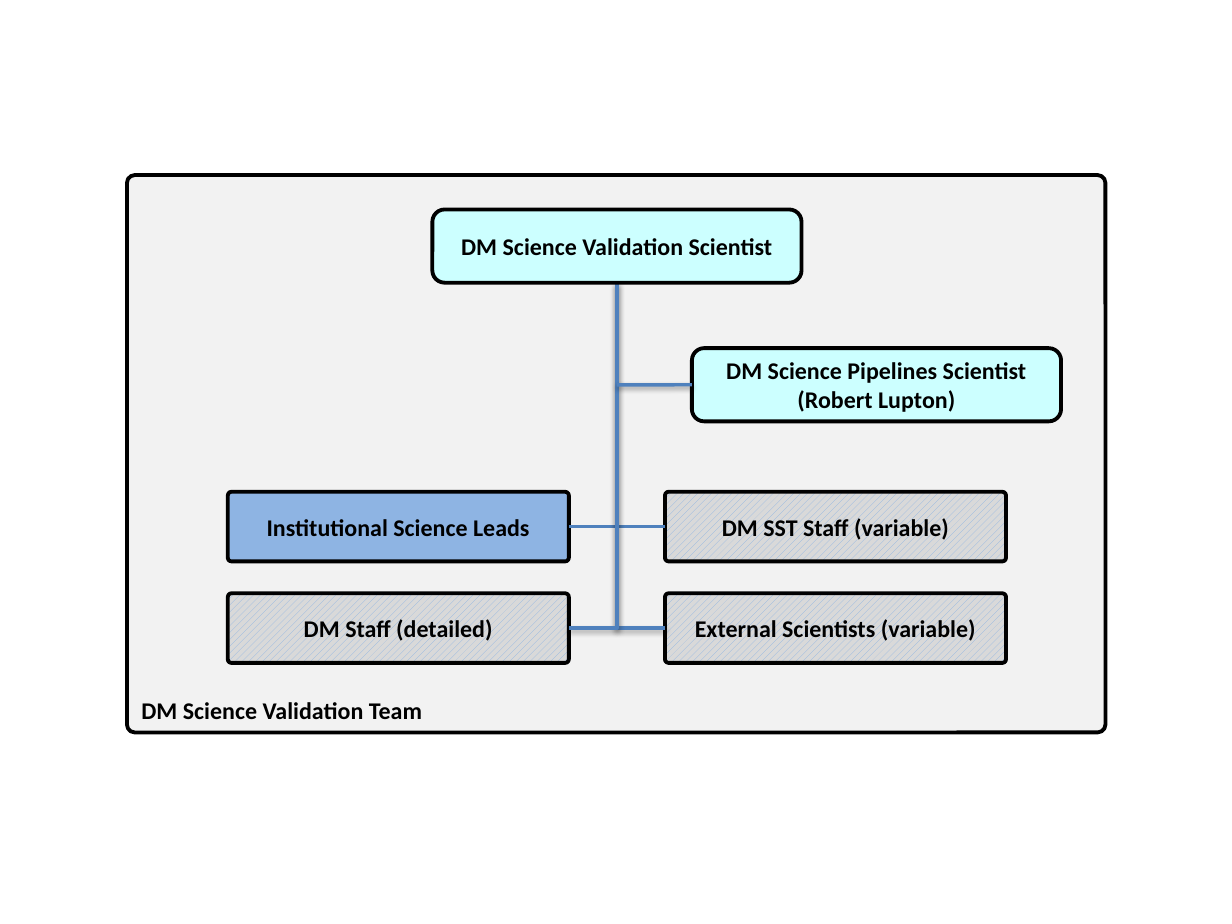
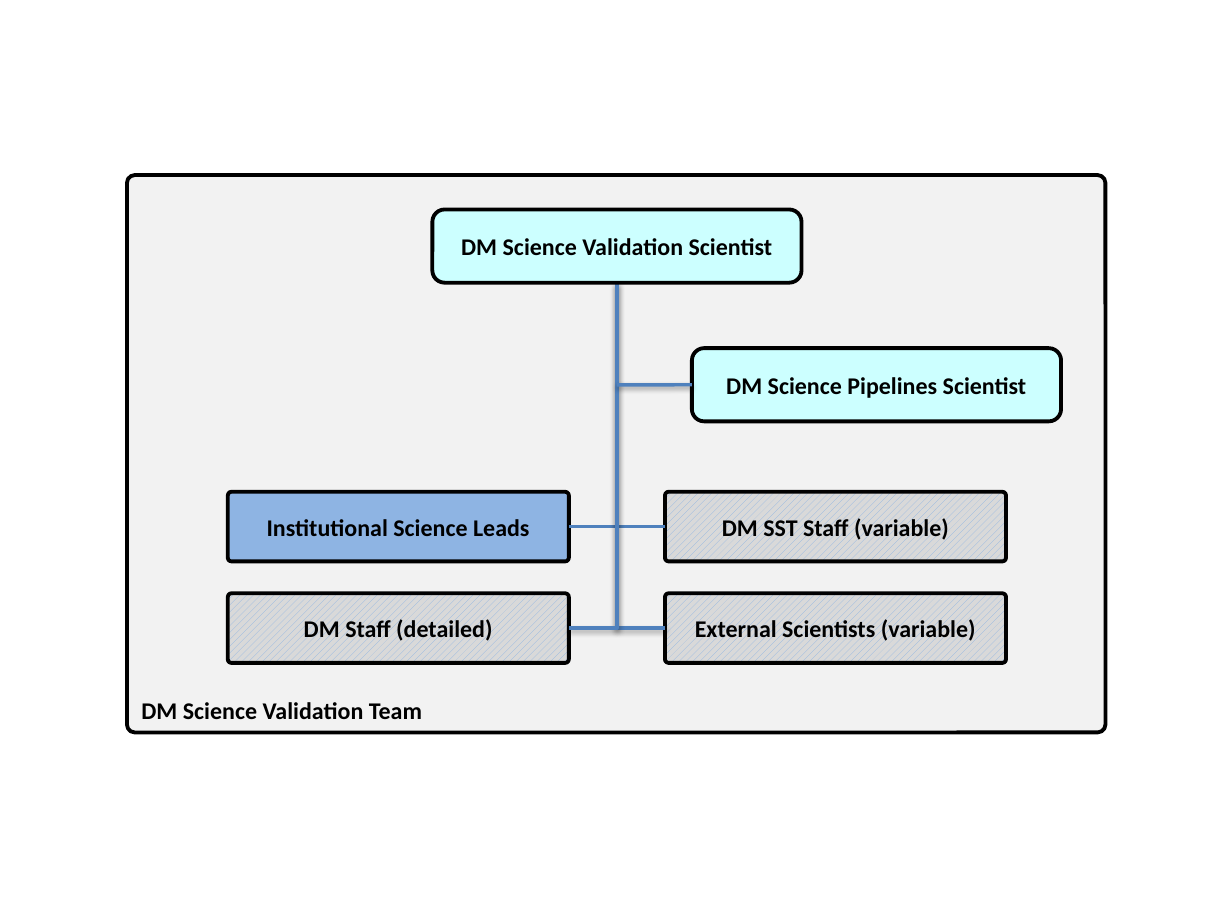
Before and after one commit to lsst/LDM-503, a slide deck: slide 2 of figures/dm-subsystem-science.pptx. Drawn at 1232x924 pixels with LibreOffice and Linux fonts; fonts in the diff are those of the drawing. Boxes give left, top, right and bottom in pixels: in the first picture for what was removed or moved away, otherwise in the second. Text is boxed around its words. In the diff, an @@ line names an element or a change of style, - is before the commit and + after.

```diff
--- a/figures/dm-subsystem-science.pptx
+++ b/figures/dm-subsystem-science.pptx
@@ text in rounded rectangle at (x1=726, y1=377, x2=1027, y2=398): text changed @@
-DM Science Pipelines Scientist
-(Robert Lupton)
+DM Science Pipelines Scientist
```
Also in this commit, not shown: 2 other files.
